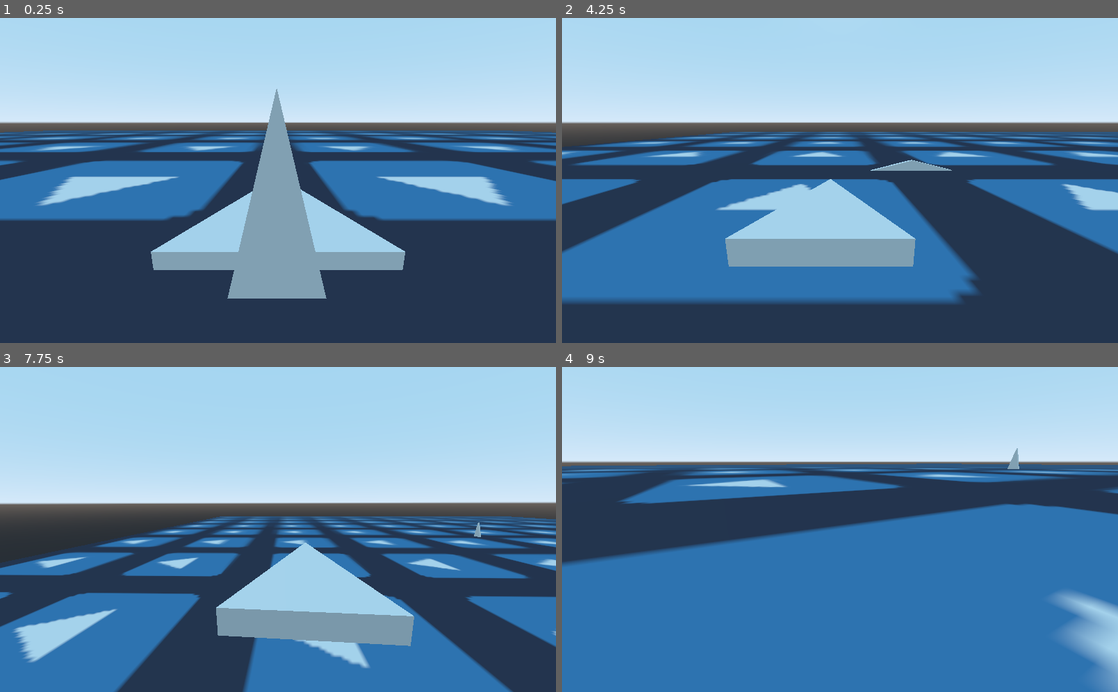
Above: before the commit, frames 1-4 (two rows, left to right).
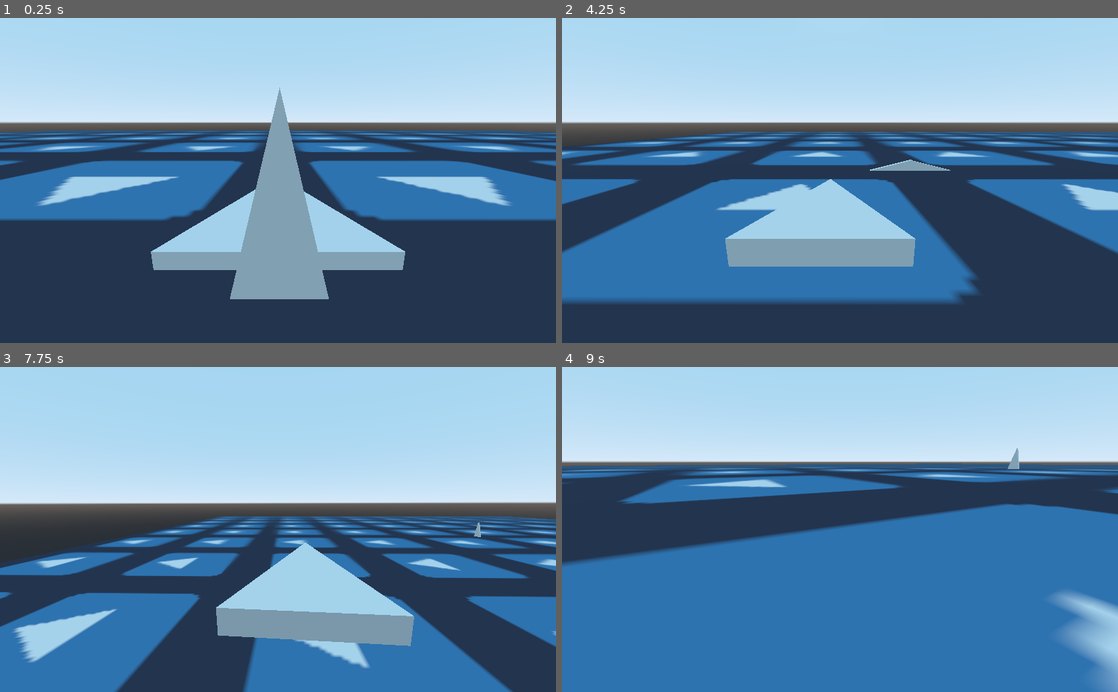
Above: after the commit, the same moments.

Repository: winston-yallow/godot_wild_jam_20
Game: Godot game, scene res://maps/00_Test.tscn
Same seed, same stepped clock (60 frames per second), same inputs: the game is played once before the commit and once after it. The engine's default icon, where the game draws it, is replaced by a stand-in: a white triangle on a blue panel in a dark square.
Inputs:
- Up to frame 1 (0.25 s): no input
- Up to frame 2 (4.25 s): hold D (game_right) 0.53-1.28 s; hold S (game_down) 1.28-2.03 s; hold D (game_right) 2.03-2.78 s; hold W (game_up) 2.78-3.53 s; hold A (game_left) from 3.53 s (still down)
- Up to frame 3 (7.75 s): release A (game_left) at 5.03 s; hold S (game_down) 5.03-5.78 s; hold D (game_right) 5.78-6.53 s; hold W (game_up) 6.53-7.28 s; hold D (game_right) from 7.28 s (still down)
- Up to frame 4 (9 s): release D (game_right) at 8.03 s; hold S (game_down) 8.03-8.78 s; hold A (game_left) from 8.78 s (still down)

The runs differ from the first frame. In frame 1, 0.6% of the frame differs, in the area x 40-60%, y 21-87%; in frame 2, less than 0.1%; in frame 3, less than 0.1%; in frame 4, less than 0.1%.

Commit message:
Implement forward/none as a special direction

Diff:
--- a/game/pathways/Pathway.gd
+++ b/game/pathways/Pathway.gd
@@ -4,6 +4,7 @@
 
 
 export(float, -180, 180) var degree := 0.0 setget _set_degree, _get_degree
+export var only_forward := false setget _set_only_forward
 var _selection_rotation := 0.0
 var _global_curve_cache: Curve3D
 
@@ -19,8 +20,7 @@
 
 
 func get_direction_vector() -> Vector3:
-    var vec := Vector3.UP.rotated(Vector3.FORWARD, get_desired_rotation())
-    return transform.basis.xform_inv(vec)
+    return $Pivot.global_transform.basis.y
 
 
 func get_global_curve() -> Curve3D:
@@ -46,10 +46,26 @@
         var next := to_global(curve.interpolate_baked(0.5))
         var up := transform.basis.xform_inv(curve.interpolate_baked_up_vector(0.0))
         if has_node('Pivot'):
-            $Pivot.look_at_from_position(start, next, up)
-            $Pivot.transform.basis = $Pivot.transform.basis.rotated(
-                $Pivot.transform.basis.z.normalized(), get_desired_rotation()
-            )
+            var forward = next - start
+            var right = up.cross(forward)
+            if only_forward:
+                $Pivot.global_transform = Transform(
+                    Basis(
+                        right.normalized(),
+                        forward.normalized(),
+                        up.normalized()
+                    ),
+                    start
+                )
+            else:
+                $Pivot.global_transform = Transform(
+                    Basis(
+                        right.normalized(),
+                        up.normalized(),
+                        forward.normalized()
+                    ).rotated(-forward.normalized(), get_desired_rotation()),
+                    start
+                )
         if has_node('Area'):
             $Area.global_transform.origin = start
 
@@ -62,3 +78,8 @@
 
 func _get_degree() -> float:
     return rad2deg(_selection_rotation)
+
+
+func _set_only_forward(new_value: bool) -> void:
+    only_forward = new_value
+    _update_start_location()
--- a/game/player/Player.gd
+++ b/game/player/Player.gd
@@ -62,7 +62,7 @@
 # warning-ignore:unused_argument
 func _interpolate_offset(offs: float, direction: Vector3, make_current := false) -> Vector3:
     if not direction:
-        direction = Vector3.UP
+        direction = Vector3.FORWARD
     if offs >= current.get_baked_length():
         var remaining := offs - current.get_baked_length()
         if not has_next:
